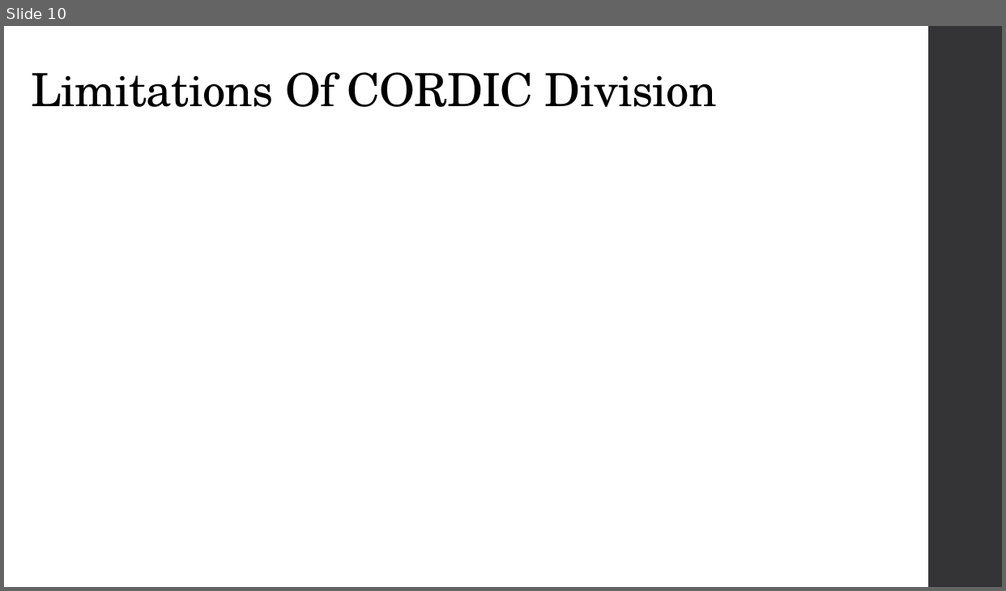
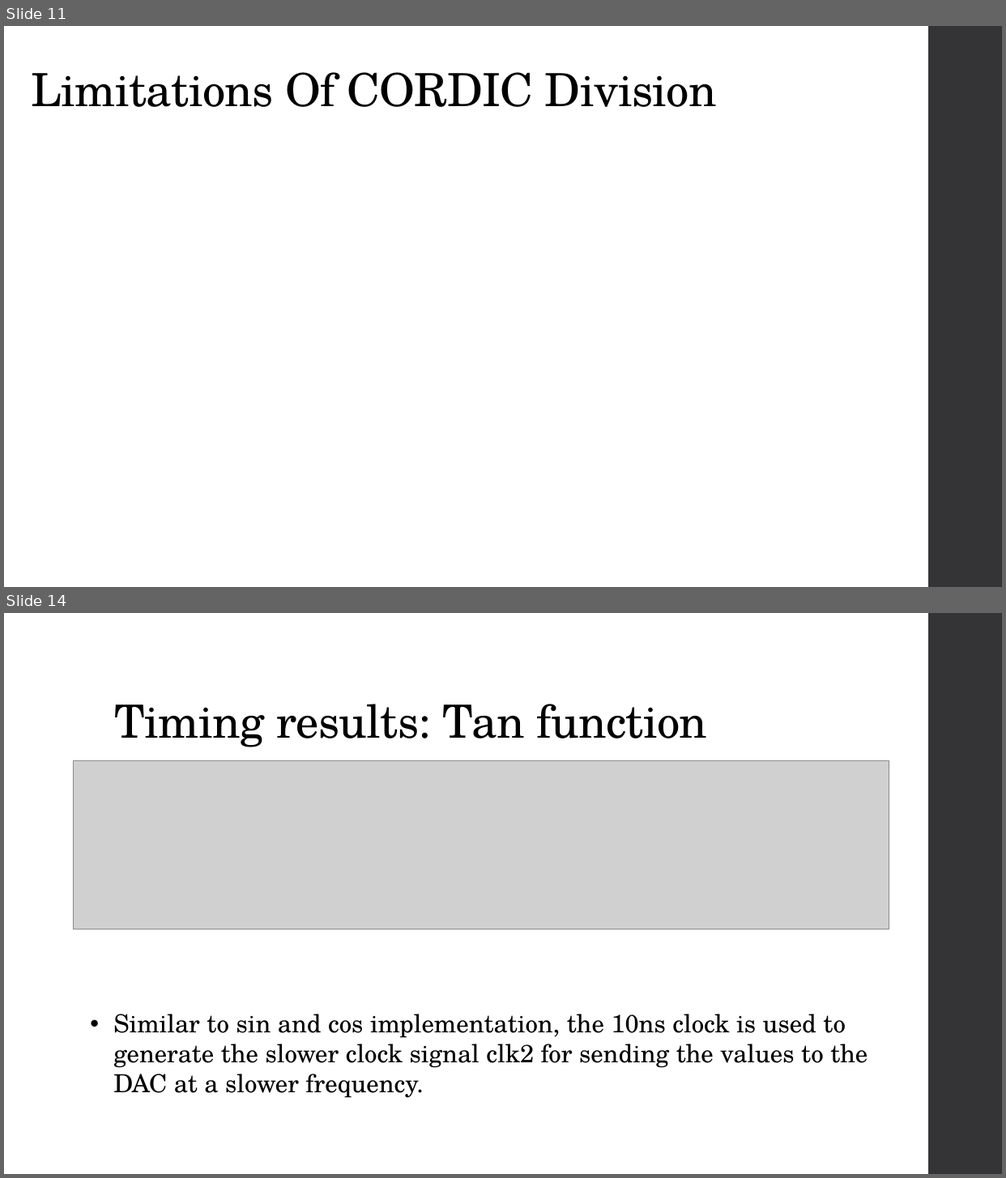
Before and after one commit to GuhanRajasekar/FPGA_course_assignments, a slide deck: Mini_Project/Demo_PPT.pptx. Shown one above the other, each under a label of ours: slide 10 before the commit, slides 11 and 14 after it; the slides between them are not shown. The pictures are 1006x591 and 1006x1178 pixels, drawn with LibreOffice and Linux fonts; fonts in the diff are those of the drawing; grey boxes stand for pictures. Boxes give left, top, right and bottom in pixels: in the first picture for what was removed or moved away, otherwise in the second. Text is boxed around its words. In the diff, an @@ line names an element or a change of style, - is before the commit and + after.

```diff
--- a/Mini_Project/Demo_PPT.pptx
+++ b/Mini_Project/Demo_PPT.pptx
@@ slide 14 added at (x1=4, y1=613, x2=1002, y2=1174), background #FFFFFF; not listed: 1 template element that a slide beside it also shows @@
@@ title added at (x1=115, y1=704, x2=707, y2=747), 44 pt, text #000000 @@
+Timing results: Tan function
@@ picture added at (x1=74, y1=761, x2=889, y2=929) @@
@@ text added at (x1=113, y1=1014, x2=867, y2=1098), 24 pt, text #000000 @@
+• Similar to sin and cos implementation, the 10ns clock is used to generate the slower clock signal clk2 for sending the values to the DAC at a slower frequency.
@@ what was slide 10 is now slide 11 @@
```
Also in this commit, not shown: 3 slides changed, 14 other slides added.
